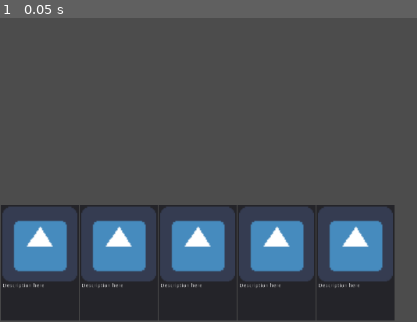
Above: before the commit, frame 1.
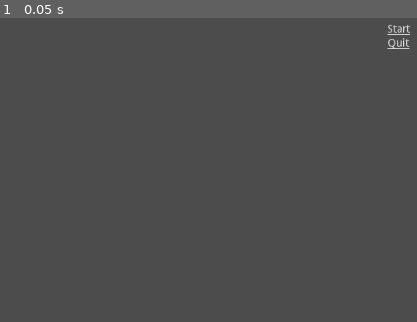
Above: after the commit, the same moment.

Repository: jamklex/first_game
Game: Godot game, scene res://scenes/Menu.tscn
The game is run twice, just before and just after one commit, with the same random seed, the same clock (stepped at 60 frames per second) and the same inputs. Before the commit the project starts from res://Game.tscn. The engine's default icon, where the game draws it, is replaced by a stand-in: a white triangle on a blue panel in a dark square.
Inputs:
- Up to frame 1 (0.05 s): no input

The runs differ from the first frame. In frame 1, 25% of the frame differs, in the area x 0-99%, y 2-100%.

Commit message:
refactor project

Diff:
--- a/Deck_Defense/Main Scene.tscn
+++ /dev/null
@@ -1,13 +0,0 @@
-[gd_scene load_steps=2 format=2]
-
-[ext_resource path="res://icon.png" type="Texture" id=1]
-
-[node name="Main Scene" type="Node2D"]
-
-[node name="Icon" type="Sprite" parent="."]
-position = Vector2( 148, 107 )
-texture = ExtResource( 1 )
-
-[node name="Camera2D" type="Camera2D" parent="."]
-position = Vector2( 1, 2 )
-current = true
--- a/Deck_Defense/project.godot
+++ b/Deck_Defense/project.godot
@@ -11,7 +11,7 @@
 [application]
 
 config/name="Deck-Defense"
-run/main_scene="res://Game.tscn"
+run/main_scene="res://scenes/Menu.tscn"
 config/icon="res://icon.png"
 
 [gui]
--- a/Deck_Defense/Menu.tscn
+++ b/Deck_Defense/scenes/Menu.tscn
@@ -1,6 +1,6 @@
 [gd_scene load_steps=2 format=2]
 
-[ext_resource path="res://menuScript.gd" type="Script" id=1]
+[ext_resource path="res://scripts/menuScript.gd" type="Script" id=1]
 
 [node name="Menu" type="Node2D"]
 script = ExtResource( 1 )
--- a/Deck_Defense/menuScript.gd
+++ b/Deck_Defense/scripts/menuScript.gd
@@ -12,7 +12,7 @@
 
 
 func _on_StartButton_pressed():
-	get_tree().change_scene("res://Game.tscn")
+	get_tree().change_scene("res://scenes/Game.tscn")
 
 
 func _on_QuitButton_pressed():
Renamed: Deck_Defense/Game.tscn -> Deck_Defense/scenes/Game.tscn
Renamed: Deck_Defense/booster-pack.png -> Deck_Defense/scenes/booster-pack.png
Not shown, changed: Deck_Defense/scenes/booster-pack.png.import
Renamed: Deck_Defense/deck-builder-1.png -> Deck_Defense/scenes/deck-builder-1.png
Not shown, changed: Deck_Defense/scenes/deck-builder-1.png.import
Renamed: Deck_Defense/deck-builder-2.png -> Deck_Defense/scenes/deck-builder-2.png
Not shown, changed: Deck_Defense/scenes/deck-builder-2.png.import
Renamed: Deck_Defense/spielfeld.png -> Deck_Defense/scenes/spielfeld.png
Not shown, changed: Deck_Defense/scenes/spielfeld.png.import
